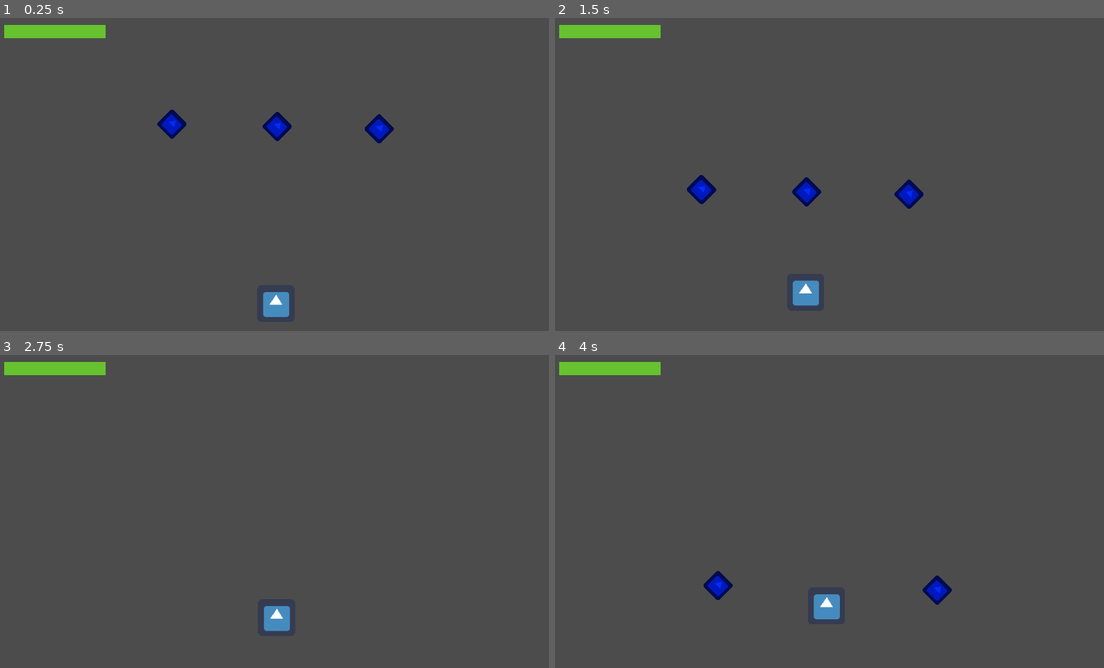
Above: before the commit, frames 1-4 (two rows, left to right).
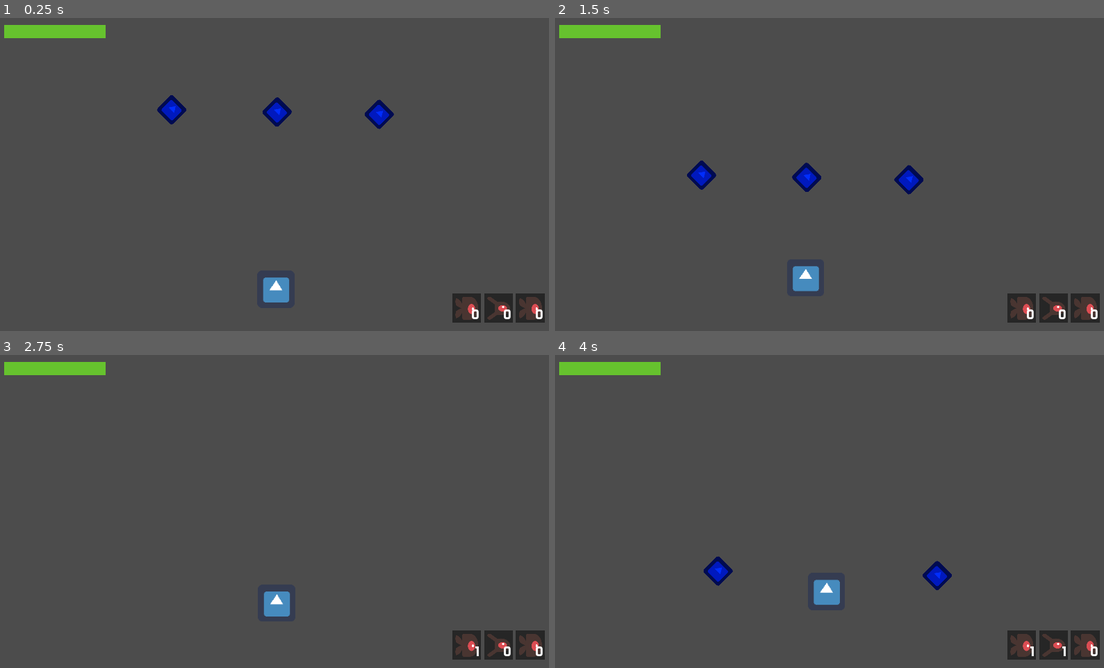
Above: after the commit, the same moments.

Repository: delleloper/staysafejam
Game: Godot game, scene res://Game.tscn
Two runs of this game, one before a commit and one after it. Both use one fixed random seed, a clock stepped at 60 frames per second and the inputs below. The engine's default icon, where the game draws it, is replaced by a stand-in: a white triangle on a blue panel in a dark square.
Inputs:
- Up to frame 1 (0.25 s): no input
- Up to frame 2 (1.5 s): hold D (move_right) 0.53-1.28 s; hold A (move_left) from 1.28 s (still down)
- Up to frame 3 (2.75 s): release A (move_left) at 2.03 s; hold D (move_right) from 2.03 s (still down)
- Up to frame 4 (4 s): release D (move_right) at 3.53 s; hold A (move_left) from 3.53 s (still down)

The runs differ from the first frame. In frame 1, 3.3% of the frame differs, in the area x 28-100%, y 24-98%; in frame 2, 3.3%, in the area x 24-100%, y 45-98%; in frame 3, 1.9%; in frame 4, 2.9%.

Commit message:
fixed camara shake and added item bar
CAMARA SHAKE:
- changed max_offset to the right values
-add a target (optional)
-comment out weired code
-add a roll
-add asynchron zoom

ITEM BAR
-added item bar
-made a update ui function

Diff:
--- a/Camera2D.gd
+++ b/Camera2D.gd
@@ -1,11 +1,12 @@
 extends Camera2D
 class_name ShakeCamera2D
 
+export(NodePath) var target
 export var decay = .8  # How quickly the shaking stops [0, 1].
 export var rollDecay = .2
 export var rollIncrement = .1
-export var max_offset = Vector2(.5, .5)  # Maximum hor/ver shake in pixels.
-export var max_roll = .1  # Maximum rotation in radians (use sparingly).
+export var max_offset = Vector2(100.0, 75.0)  # Maximum hor/ver shake in pixels.
+export var max_roll = 0.1  # Maximum rotation in radians (use sparingly).
 export var initialZoom = Vector2.ONE
 
 onready var noise = OpenSimplexNoise.new()
@@ -23,25 +24,32 @@
 	initialZoom = zoom
 
 func _physics_process(delta):
+	if target:
+		global_position = get_node(target).global_position
 	if trauma:
 		trauma = max(trauma - decay * delta, 0)
 		shake()
 	else:
 		zoom =lerp(zoom,initialZoom,get_physics_process_delta_time()*2.5)
-	rotation = 0 + rollDirection * .2
-	if rollDirection > 0:
-		rollDirection = max(rollDirection - decay * delta, 0)
-	if rollDirection < 0:
-		rollDirection = min(rollDirection + decay * delta, 0)
+		pass
+	###---what is this code?---###
+#	rotation = 0 + rollDirection * .2
+#	if rollDirection > 0:
+#		rollDirection = max(rollDirection - decay * delta, 0)
+#	if rollDirection < 0:
+#		rollDirection = min(rollDirection + decay * delta, 0)
 func shake():
 	var amount = pow(trauma, trauma_power)
 	noise_y += 1
-#	zoom = lerp(zoom,Vector2(0.3,0.3),get_physics_process_delta_time()*2.5)
+	zoom = lerp(zoom,Vector2(0.6,0.5),get_physics_process_delta_time()*2.5)
+	rotation = max_roll * amount * rand_range(-1, 1)
+	offset.x = max_offset.x * amount * rand_range(-1, 1)
+	offset.y = max_offset.y * amount * rand_range(-1, 1)
 
 func add_trauma(amount):
 	trauma = min(trauma + amount, 1.0)
 
-func inc_roll():
-	rollDirection = min(rollDirection + rollIncrement, 1.0)
-func dec_roll():
-	rollDirection = max(rollDirection - rollIncrement, -1.0)
+#func inc_roll():
+#	rollDirection = min(rollDirection + rollIncrement, 1.0)
+#func dec_roll():
+#	rollDirection = max(rollDirection - rollIncrement, -1.0)
--- a/Player.gd
+++ b/Player.gd
@@ -86,6 +86,7 @@
 func addItem(_item :Item):
 	print(Item.itemTypes.keys()[_item.type])
 	inventory[_item.type] += 1
+	GM.UI._update_items(inventory)
 
 func setHp(amount):
 	if vulnerable:
--- a/Player.tscn
+++ b/Player.tscn
@@ -49,11 +49,15 @@
 
 [node name="Camera2D" type="Camera2D" parent="."]
 position = Vector2( 0, -225 )
+rotating = true
 current = true
 zoom = Vector2( 0.5, 0.5 )
+process_mode = 0
 smoothing_enabled = true
 smoothing_speed = 6.652
 script = ExtResource( 2 )
+target = NodePath("..")
+max_roll = 0.2
 
 [node name="PlayerAnimator" type="AnimationPlayer" parent="."]
 autoplay = "idle"
--- a/UI.tscn
+++ b/UI.tscn
@@ -1,8 +1,11 @@
-[gd_scene load_steps=5 format=2]
+[gd_scene load_steps=9 format=2]
 
 [ext_resource path="res://Ui.gd" type="Script" id=1]
 [ext_resource path="res://Theme.tres" type="Theme" id=2]
 [ext_resource path="res://Assets/whitebar.png" type="Texture" id=3]
+[ext_resource path="res://Doubleplus.otf" type="DynamicFontData" id=4]
+[ext_resource path="res://Assets/logo.png" type="Texture" id=5]
+[ext_resource path="res://Assets/mainmenu_portrait.png" type="Texture" id=6]
 
 [sub_resource type="Animation" id=1]
 resource_name = "ShowDialog"
@@ -20,6 +23,10 @@
 "values": [ Vector2( 32, 1111.07 ), Vector2( 32, 865 ) ]
 }
 
+[sub_resource type="DynamicFont" id=2]
+size = 50
+font_data = ExtResource( 4 )
+
 [node name="UI" type="Control"]
 anchor_right = 1.0
 anchor_bottom = 1.0
@@ -76,3 +83,124 @@
 }
 
 [node name="Tween" type="Tween" parent="health_bar"]
+
+[node name="item_bar" type="HBoxContainer" parent="."]
+anchor_left = 1.0
+anchor_top = 1.0
+anchor_right = 1.0
+anchor_bottom = 1.0
+margin_left = -351.0
+margin_top = -129.0
+margin_right = -31.0
+margin_bottom = -29.0
+custom_constants/separation = 10
+__meta__ = {
+"_edit_use_anchors_": false
+}
+
+[node name="medicine" type="TextureRect" parent="item_bar"]
+self_modulate = Color( 0, 0, 0, 0.498039 )
+margin_right = 100.0
+margin_bottom = 100.0
+rect_min_size = Vector2( 100, 100 )
+size_flags_vertical = 0
+texture = ExtResource( 3 )
+expand = true
+
+[node name="TextureRect" type="TextureRect" parent="item_bar/medicine"]
+anchor_right = 1.0
+anchor_bottom = 1.0
+margin_left = 11.0
+margin_top = 11.0
+margin_right = -10.0
+margin_bottom = -10.0
+texture = ExtResource( 6 )
+expand = true
+__meta__ = {
+"_edit_use_anchors_": false
+}
+
+[node name="Label" type="Label" parent="item_bar/medicine"]
+margin_left = 9.0
+margin_top = 45.0
+margin_right = 94.0
+margin_bottom = 99.0
+custom_fonts/font = SubResource( 2 )
+text = "0"
+align = 2
+clip_text = true
+__meta__ = {
+"_edit_use_anchors_": false
+}
+
+[node name="mask" type="TextureRect" parent="item_bar"]
+self_modulate = Color( 0, 0, 0, 0.498039 )
+margin_left = 110.0
+margin_right = 210.0
+margin_bottom = 100.0
+rect_min_size = Vector2( 100, 100 )
+size_flags_vertical = 0
+texture = ExtResource( 3 )
+expand = true
+
+[node name="TextureRect" type="TextureRect" parent="item_bar/mask"]
+anchor_right = 1.0
+anchor_bottom = 1.0
+margin_left = 11.0
+margin_top = 11.0
+margin_right = -10.0
+margin_bottom = -10.0
+texture = ExtResource( 5 )
+expand = true
+__meta__ = {
+"_edit_use_anchors_": false
+}
+
+[node name="Label" type="Label" parent="item_bar/mask"]
+margin_left = 9.0
+margin_top = 45.0
+margin_right = 94.0
+margin_bottom = 99.0
+custom_fonts/font = SubResource( 2 )
+text = "0"
+align = 2
+clip_text = true
+__meta__ = {
+"_edit_use_anchors_": false
+}
+
+[node name="food" type="TextureRect" parent="item_bar"]
+self_modulate = Color( 0, 0, 0, 0.498039 )
+margin_left = 220.0
+margin_right = 320.0
+margin_bottom = 100.0
+rect_min_size = Vector2( 100, 100 )
+size_flags_vertical = 0
+texture = ExtResource( 3 )
+expand = true
+
+[node name="TextureRect" type="TextureRect" parent="item_bar/food"]
+anchor_right = 1.0
+anchor_bottom = 1.0
+margin_left = 11.0
+margin_top = 11.0
+margin_right = -10.0
+margin_bottom = -10.0
+texture = ExtResource( 6 )
+expand = true
+__meta__ = {
+"_edit_use_anchors_": false
+}
+
+[node name="Label" type="Label" parent="item_bar/food"]
+margin_left = 9.0
+margin_top = 45.0
+margin_right = 94.0
+margin_bottom = 99.0
+custom_fonts/font = SubResource( 2 )
+text = "0"
+align = 2
+clip_text = true
+__meta__ = {
+"_edit_use_anchors_": false
+}
--- a/Ui.gd
+++ b/Ui.gd
@@ -36,3 +36,9 @@
 	$health_bar/Tween.interpolate_property($health_bar, "tint_progress", red, green, 0.6, Tween.TRANS_EXPO, Tween.EASE_OUT)
 	$health_bar/Tween.start()
 	pass
+
+func _update_items(_inventory):
+	for i in range(0, 3):
+		$item_bar.get_child(i).get_node("Label").text = str(_inventory[i])
+		pass
+	pass
--- a/obstacle.gd
+++ b/obstacle.gd
@@ -9,6 +9,6 @@
 func _on_obstacle_body_entered(body):
 	if body.is_in_group("player"):
 		body.hp -= damage
-		body.get_node("Camera2D").add_trauma(50.0)
+		body.get_node("Camera2D").add_trauma(0.5)
 		print("hp -1")
 	pass
